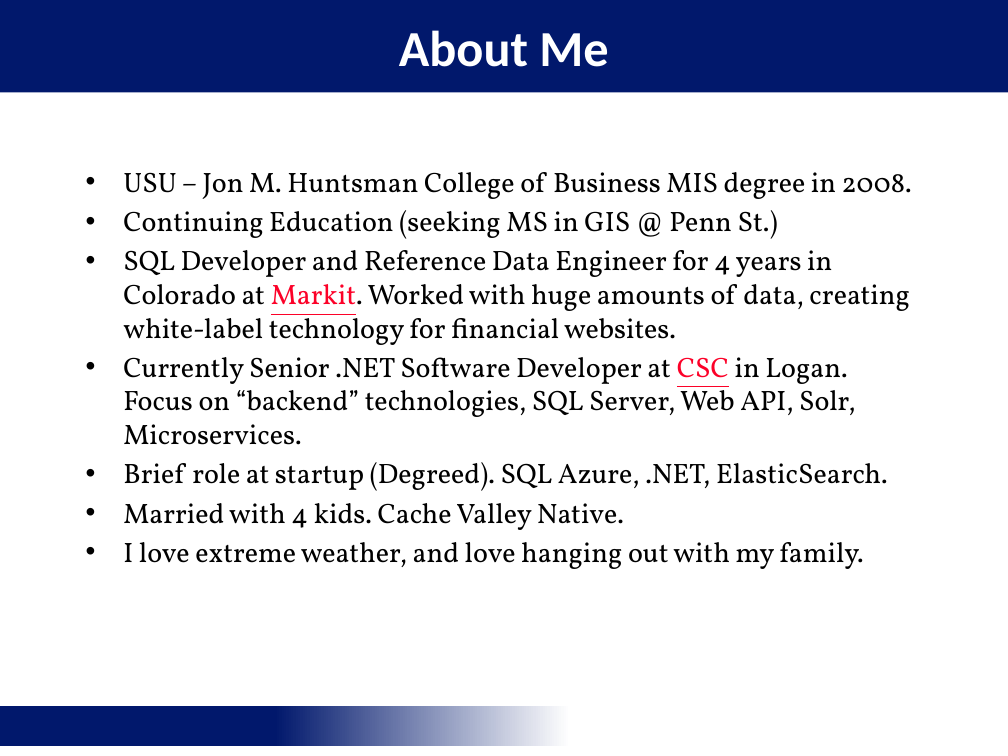
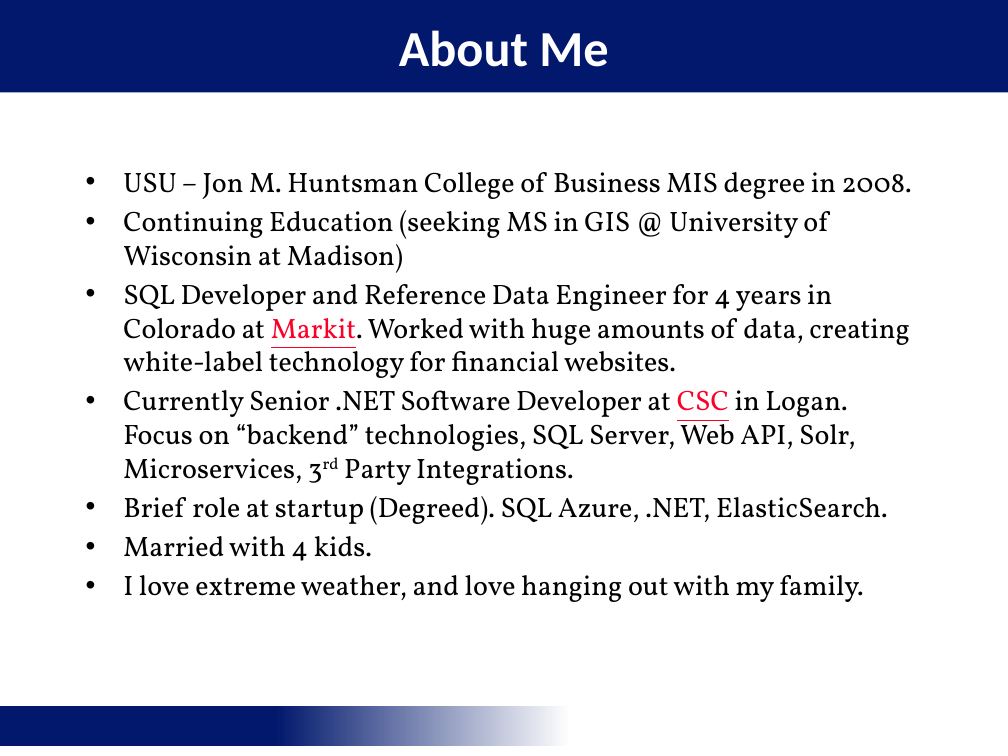
Before and after one commit to jaceiverson/mis-5400-fall-2019, a slide deck: slide 4 of mod_1/MIS_5400_Course_Introduction.pptx. Drawn at 1008x756 pixels with LibreOffice and Linux fonts; fonts in the diff are those of the drawing; background and template pictures are left out. Boxes give left, top, right and bottom in pixels: in the first picture for what was removed or moved away, otherwise in the second. Text is boxed around its words. In the diff, an @@ line names an element or a change of style, - is before the commit and + after.

```diff
--- a/mod_1/MIS_5400_Course_Introduction.pptx
+++ b/mod_1/MIS_5400_Course_Introduction.pptx
@@ text at (123, 210, 827, 273): text changed @@
-• Continuing Education (seeking MS in GIS @ Penn St.)
+• Continuing Education (seeking MS in GIS @ University of Wisconsin at Madison)
@@ text at (123, 390, 855, 485): text changed @@
-• Currently Senior .NET Software Developer at CSC in Logan. Focus on “backend” technologies, SQL Server, Web API, Solr, Microservices.
+• Currently Senior .NET Software Developer at CSC in Logan. Focus on “backend” technologies, SQL Server, Web API, Solr, Microservices, 3rd Party Integrations.
@@ text at (123, 536, 372, 561): text changed @@
-• Married with 4 kids. Cache Valley Native.
+• Married with 4 kids.
```
Also in this commit, not shown: 4 other slides changed, 1 slide removed, 6 other files.
